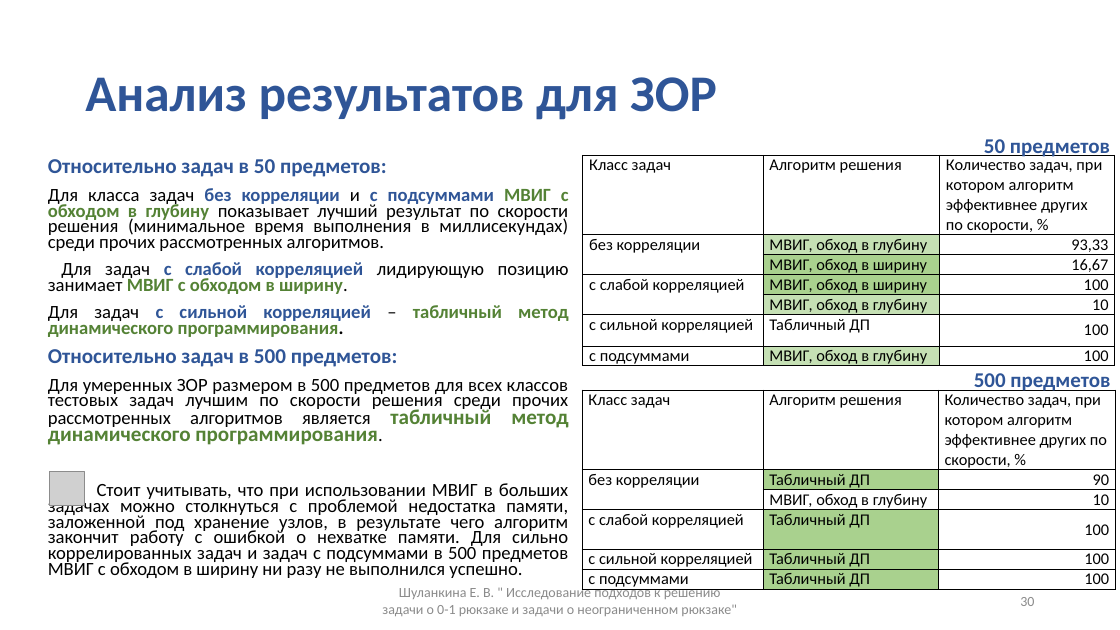
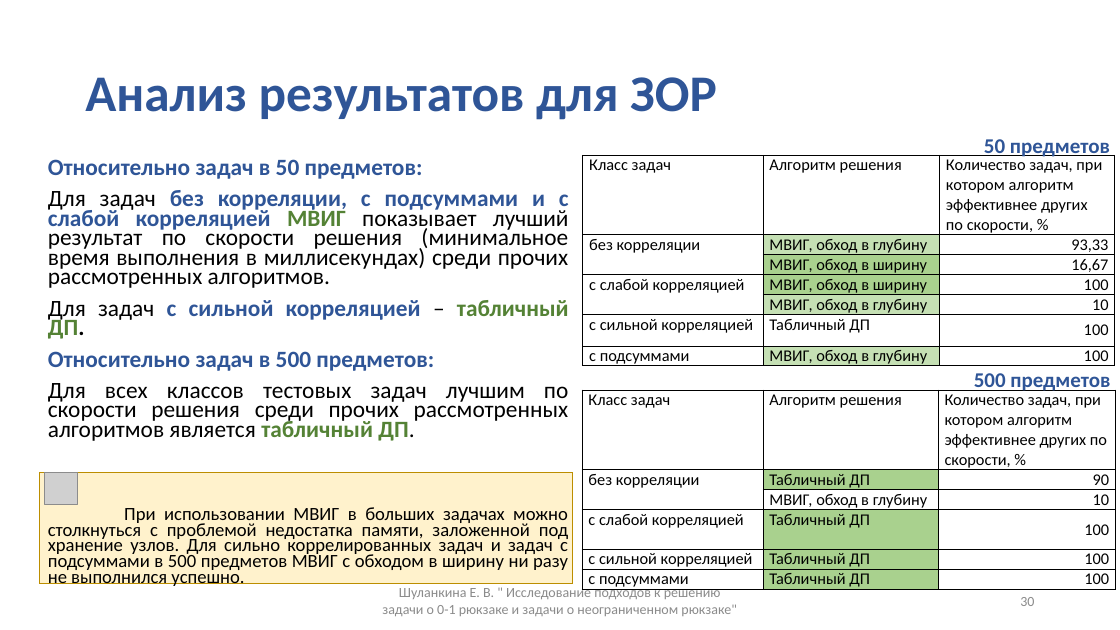
Before and after one commit to ElizJogar/Knapsack-Problems, a slide deck: slide 30 of docs/master_diploma.pptx. Drawn at 1120x630 pixels with LibreOffice and Linux fonts; fonts in the diff are those of the drawing; grey boxes stand for pictures. Boxes give left, top, right and bottom in pixels: in the first picture for what was removed or moved away, otherwise in the second. Text is boxed around its words. In the diff, an @@ line names an element or a change of style, - is before the commit and + after.

```diff
--- a/docs/master_diploma.pptx
+++ b/docs/master_diploma.pptx
@@ text at (48,159,434,371): size 18.2 to 20 pt in "Относительно задач в 50 предметов:", "Относительно задач в 500 предметов:" @@
@@ text at (48,190,569,339): text changed; size 16 to 20 pt @@
-Для класса задач без корреляции и с подсуммами МВИГ с обходом в глубину показывает лучший результат по скорости решения (минимальное время выполнения в миллисекундах) среди прочих рассмотренных алгоритмов.
-Для задач с слабой корреляцией лидирующую позицию занимает МВИГ с обходом в ширину.
-Для задач с сильной корреляцией – табличный метод динамического программирования.
+Для задач без корреляции, с подсуммами и с слабой корреляцией МВИГ показывает лучший результат по скорости решения (минимальное время выполнения в миллисекундах) среди прочих рассмотренных алгоритмов.
+Для задач с сильной корреляцией – табличный ДП.
@@ text at (48,383,569,588): text changed @@
-Для умеренных ЗОР размером в 500 предметов для всех классов тестовых задач лучшим по скорости решения среди прочих рассмотренных алгоритмов является табличный метод динамического программирования.
-Стоит учитывать, что при использовании МВИГ в больших задачах можно столкнуться с проблемой недостатка памяти, заложенной под хранение узлов, в результате чего алгоритм закончит работу с ошибкой о нехватке памяти. Для сильно коррелированных задач и задач с подсуммами в 500 предметов МВИГ с обходом в ширину ни разу не выполнился успешно.
+Для всех классов тестовых задач лучшим по скорости решения среди прочих рассмотренных алгоритмов является табличный ДП.
+При использовании МВИГ в больших задачах можно столкнуться с проблемой недостатка памяти, заложенной под хранение узлов. Для сильно коррелированных задач и задач с подсуммами в 500 предметов МВИГ с обходом в ширину ни разу не выполнился успешно.
@@ rectangle added at (39,472,573,584), fill #FFF2CC, outline #BD8E00 1 pt @@
@@ picture: place and size @@
-picture at (50,471,84,506)
+picture at (45,472,76,504)
```
Also in this commit, not shown: 5 other slides changed, 2 other files.
